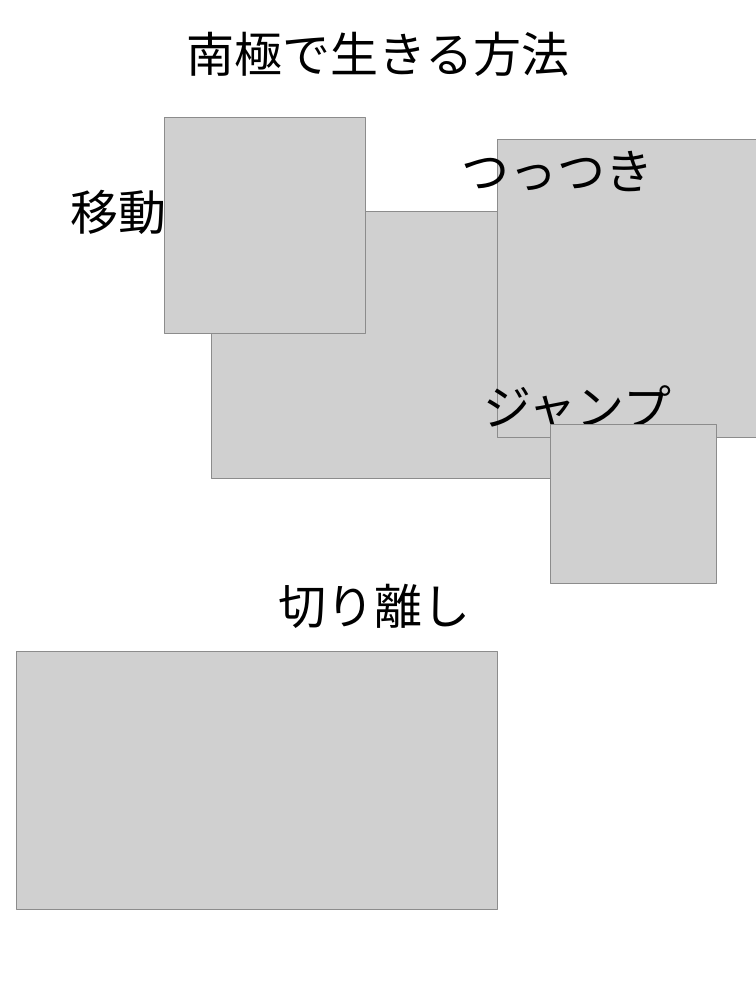
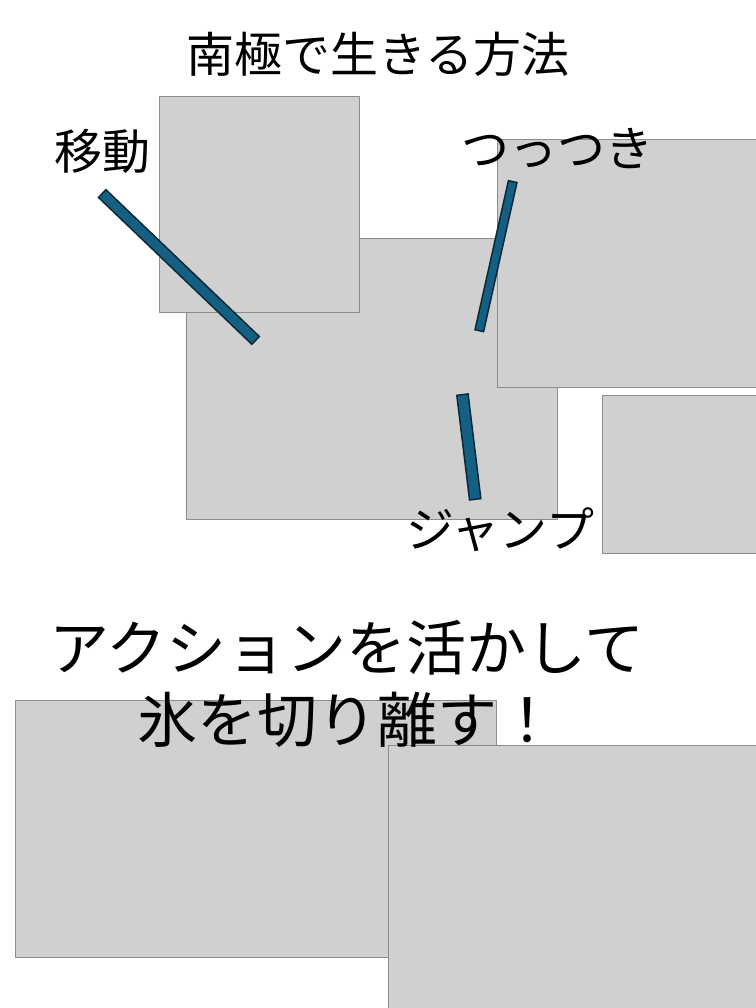
Before and after one commit to RitsukiObara/GraduationTeam, a slide deck: slide 1 of 02_資料/説明書/説明書.pptx. Drawn at 756x1008 pixels with LibreOffice and Linux fonts; fonts in the diff are those of the drawing; grey boxes stand for pictures. Boxes give left, top, right and bottom in pixels: in the first picture for what was removed or moved away, otherwise in the second. Text is boxed around its words. In the diff, an @@ line names an element or a change of style, - is before the commit and + after.

```diff
--- a/02_資料/説明書/説明書.pptx
+++ b/02_資料/説明書/説明書.pptx
@@ text "移動" rewrapped from box(71, 181, 167, 242) to box(54, 128, 150, 173) @@
@@ picture: place and size @@
-picture at box(165, 117, 366, 334)
+picture at box(159, 96, 360, 312)
@@ text "つっつき": place and size @@
-text "つっつき" at box(461, 140, 653, 201)
+text "つっつき" at box(461, 117, 653, 178)
@@ picture: place and size @@
-picture at box(498, 140, 756, 438)
+picture at box(498, 140, 756, 387)
@@ rectangle added at box(99, 189, 259, 344), fill #156082, outline #092A39 1.5 pt @@
@@ rectangle added at box(475, 181, 517, 332), fill #156082, outline #092A39 1.5 pt @@
@@ picture: place and size @@
-picture at box(212, 212, 564, 479)
+picture at box(186, 239, 557, 520)
@@ rectangle added at box(457, 394, 481, 500), fill #156082, outline #092A39 1.5 pt @@
@@ picture: place and size @@
-picture at box(550, 425, 716, 583)
+picture at box(603, 395, 756, 554)
@@ text "ジャンプ" rewrapped from box(483, 376, 671, 437) to box(406, 498, 594, 551) @@
@@ text at box(50, 620, 645, 758): text changed; size 48 to 60 pt @@
-切り離し
+アクションを活かして
+氷を切り離す！
@@ picture: place and size @@
-picture at box(17, 652, 498, 909)
+picture at box(16, 701, 497, 958)
@@ picture added at box(388, 745, 756, 1008) @@
```
Also in this commit, not shown: 1 other slide changed, 2 other files.
